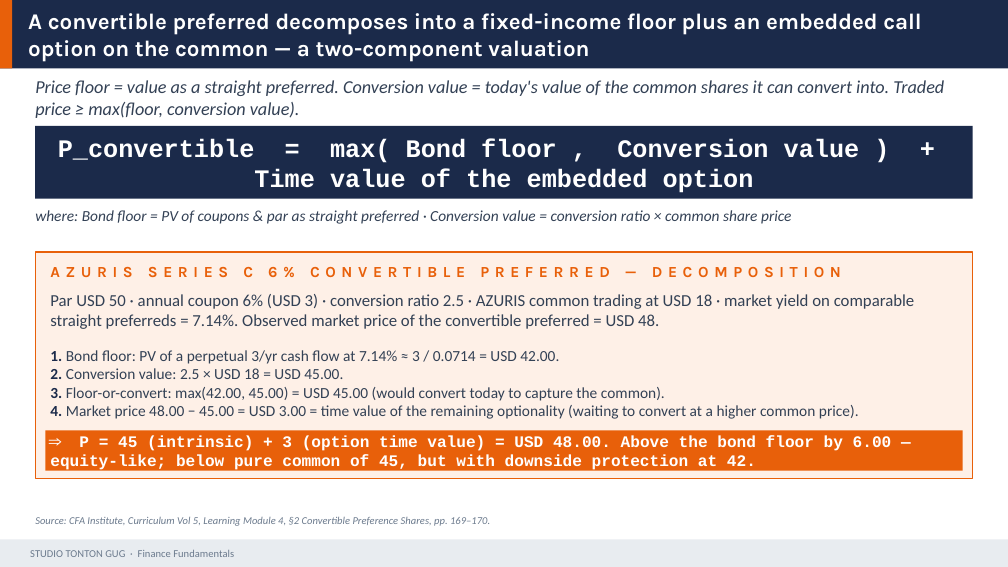
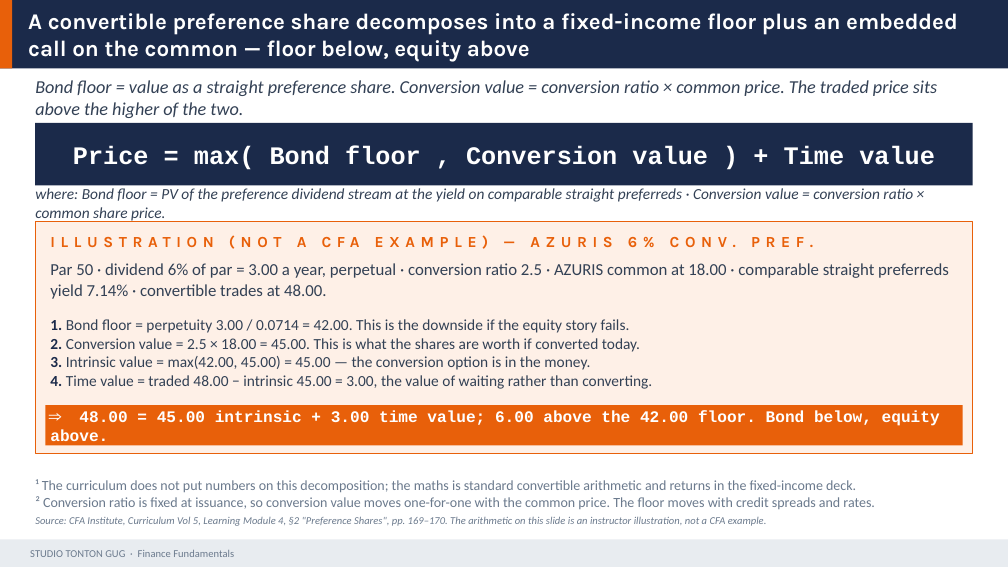
Before and after one commit to Gug4ever/Tonton_Gug_Studio, a slide deck: slide 29 of assets/finance/D11_Equity_I_Markets_Indices.pptx (slide 28 before the commit). Drawn at 1008x567 pixels with LibreOffice and Linux fonts; fonts in the diff are those of the drawing. Boxes give left, top, right and bottom in pixels: in the first picture for what was removed or moved away, otherwise in the second. Text is boxed around its words. In the diff, an @@ line names an element or a change of style, - is before the commit and + after.

```diff
--- a/assets/finance/D11_Equity_I_Markets_Indices.pptx
+++ b/assets/finance/D11_Equity_I_Markets_Indices.pptx
@@ text at [28,13,958,62]: text changed @@
-A convertible preferred decomposes into a fixed-income floor plus an embedded call option on the common — a two-component valuation
+A convertible preference share decomposes into a fixed-income floor plus an embedded call on the common — floor below, equity above
@@ text at [35,80,937,118]: text changed @@
-Price floor = value as a straight preferred. Conversion value = today's value of the common shares it can convert into. Traded price ≥ max(floor, conversion value).
+Bond floor = value as a straight preference share. Conversion value = conversion ratio × common price. The traded price sits above the higher of the two.
@@ rectangle: place and size @@
-rectangle at [35,126,973,199]
+rectangle at [35,123,973,185]
@@ text at [73,145,935,170]: text changed @@
-P_convertible = max( Bond floor , Conversion value ) + Time value of the embedded option
+Price = max( Bond floor , Conversion value ) + Time value
@@ text at [35,188,913,222]: text changed @@
-where: Bond floor = PV of coupons & par as straight preferred · Conversion value = conversion ratio × common share price
+where: Bond floor = PV of the preference dividend stream at the yield on comparable straight preferreds · Conversion value = conversion ratio × common share price.
@@ rectangle: place and size @@
-rectangle at [35,252,973,479]
+rectangle at [35,222,973,454]
@@ text added at [50,235,813,249], 11 pt, text #E8600A, bold @@
+ILLUSTRATION (NOT A CFA EXAMPLE) — AZURIS 6% CONV. PREF.
@@ text at [50,263,949,299]: text changed @@
-Par USD 50 · annual coupon 6% (USD 3) · conversion ratio 2.5 · AZURIS common trading at USD 18 · market yield on comparable straight preferreds = 7.14%. Observed market price of the convertible preferred = USD 48.
+Par 50 · dividend 6% of par = 3.00 a year, perpetual · conversion ratio 2.5 · AZURIS common at 18.00 · comparable straight preferreds yield 7.14% · convertible trades at 48.00.
@@ text removed at [50,267,841,277] @@
-AZURIS SERIES C 6% CONVERTIBLE PREFERRED — DECOMPOSITION
@@ text at [50,319,652,389]: text changed @@
-1. Bond floor: PV of a perpetual 3/yr cash flow at 7.14% ≈ 3 / 0.0714 = USD 42.00.
-2. Conversion value: 2.5 × USD 18 = USD 45.00.
-3. Floor-or-convert: max(42.00, 45.00) = USD 45.00 (would convert today to capture the common).
-4. Market price 48.00 − 45.00 = USD 3.00 = time value of the remaining optionality (waiting to convert at a higher common price).
+1. Bond floor = perpetuity 3.00 / 0.0714 = 42.00. This is the downside if the equity story fails.
+2. Conversion value = 2.5 × 18.00 = 45.00. This is what the shares are worth if converted today.
+3. Intrinsic value = max(42.00, 45.00) = 45.00 — the conversion option is in the money.
+4. Time value = traded 48.00 − intrinsic 45.00 = 3.00, the value of waiting rather than converting.
@@ rectangle: place and size @@
-rectangle at [45,430,963,471]
+rectangle at [45,405,963,446]
@@ text at [50,410,940,446]: text changed @@
-⇒ P = 45 (intrinsic) + 3 (option time value) = USD 48.00. Above the bond floor by 6.00 — equity-like; below pure common of 45, but with downside protection at 42.
+⇒ 48.00 = 45.00 intrinsic + 3.00 time value; 6.00 above the 42.00 floor. Bond below, equity above.
@@ text added at [35,479,875,509], 10 pt, text #6B7A8D @@
+¹ The curriculum does not put numbers on this decomposition; the maths is standard convertible arithmetic and returns in the fixed-income deck.
+² Conversion ratio is fixed at issuance, so conversion value moves one-for-one with the common price. The floor moves with credit spreads and rates.
@@ text at [35,517,767,526]: text changed @@
-Source: CFA Institute, Curriculum Vol 5, Learning Module 4, §2 Convertible Preference Shares, pp. 169–170.
+Source: CFA Institute, Curriculum Vol 5, Learning Module 4, §2 "Preference Shares", pp. 169–170. The arithmetic on this slide is an instructor illustration, not a CFA example.
```
Also in this commit, not shown: 24 other slides changed, 3 slides added, 2 slides removed, 9 other files.
